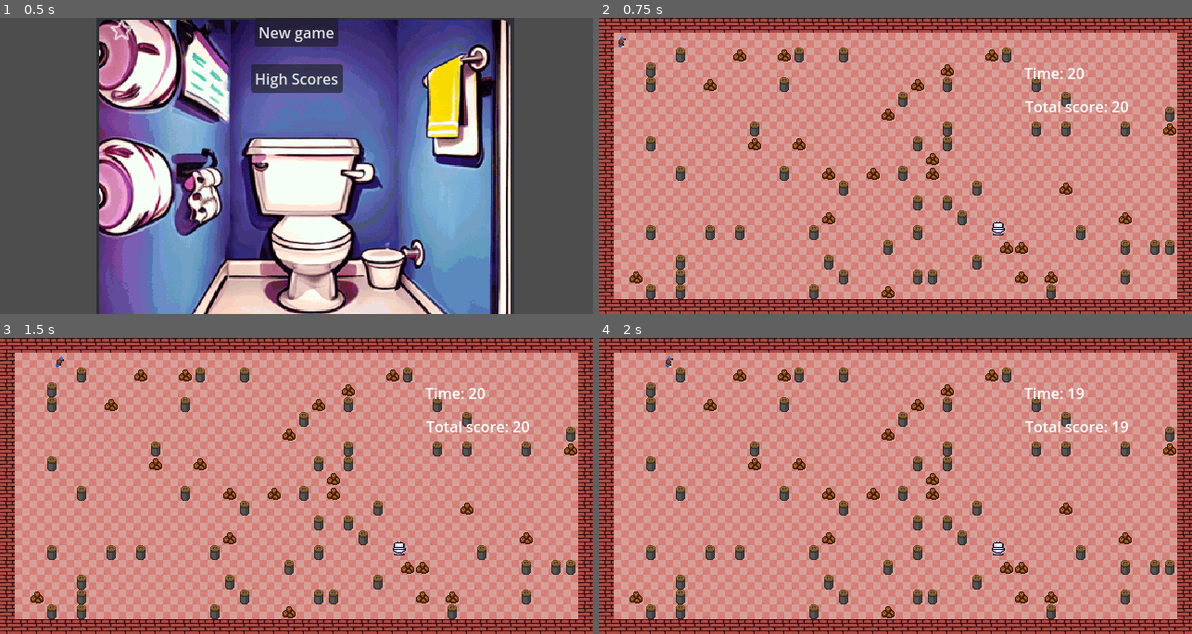
Above: before the commit, frames 1-4 (two rows, left to right).
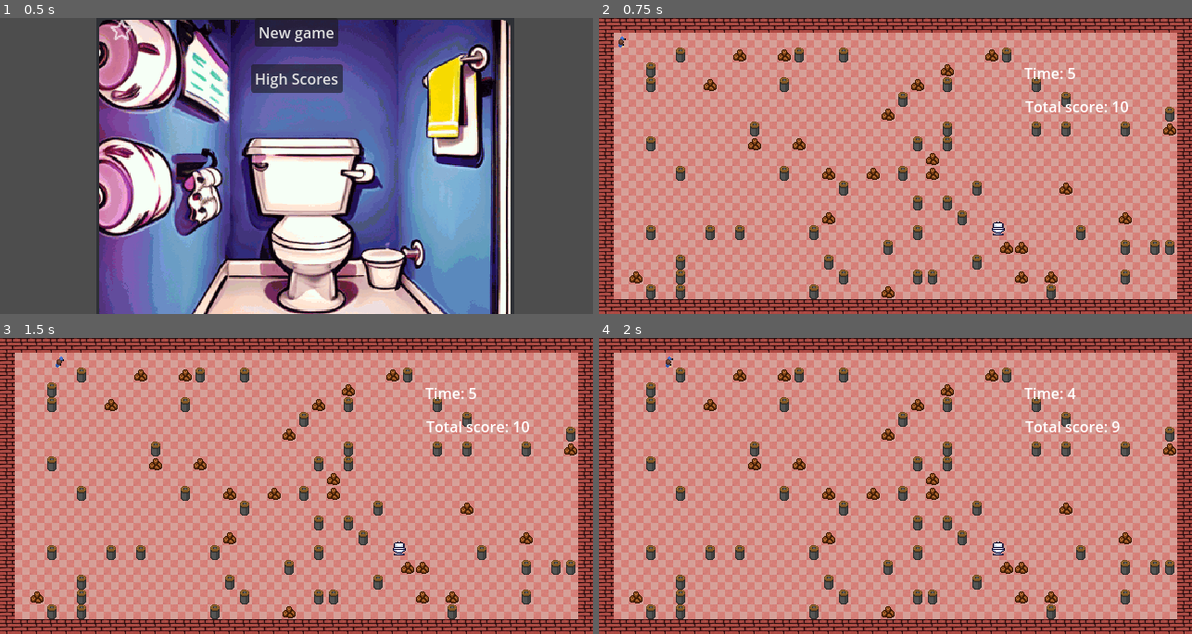
Above: after the commit, the same moments.

Repository: Huve/the_runs
Game: Godot game, scene res://StartMenu.tscn
Same seed, same stepped clock (60 frames per second), same inputs: the game is played once before the commit and once after it.
Inputs:
- Up to frame 1 (0.5 s): no input
- Up to frame 2 (0.75 s): click "New game" at 0.5 s
- Up to frame 3 (1.5 s): tap Enter at 1.25 s; hold Right (ui_right) from 1.28 s (still down)
- Up to frame 4 (2 s): keep holding Right (ui_right)

Frame 1 is identical in both runs. In frame 2, less than 0.1% of the frame differs, in the area x 79-88%, y 16-32%; in frame 3, less than 0.1%; in frame 4, 0.1%, in the area x 79-90%, y 16-32%.

Commit message:
Adding final scoring and loss condition

Diff:
--- a/Game.tscn
+++ b/Game.tscn
@@ -190,7 +190,7 @@
 offset_right = 499.0
 offset_bottom = 106.0
 
-[node name="LevelScoreLabel" type="Label" parent="GameControl"]
+[node name="LevelTimeLabel" type="Label" parent="GameControl"]
 layout_mode = 0
 offset_left = 458.0
 offset_top = 47.0
@@ -199,8 +199,12 @@
 
 [node name="LevelTimer" type="Timer" parent="GameControl"]
 
+[node name="LossTimer" type="Timer" parent="GameControl"]
+one_shot = true
+
 [node name="GameInfoNode" type="Node" parent="."]
 script = ExtResource("8_2mm38")
 
 [connection signal="body_entered" from="ToiletArea2D" to="PlayerCharacterBody2D" method="_on_toilet_area_2d_body_entered"]
 [connection signal="timeout" from="GameControl/LevelTimer" to="GameControl" method="_on_level_timer_timeout"]
+[connection signal="timeout" from="GameControl/LossTimer" to="GameControl" method="_on_loss_timer_timeout"]
--- a/GameControl.gd
+++ b/GameControl.gd
@@ -2,7 +2,8 @@
 
 @onready var GameInfo = get_node("/root/GameInfoNode")
 
-var level_score = 20
+var level_score = 10
+var level_time = 5
 
 
 func countdown_timer(score: float, time: float) -> int:
@@ -20,11 +21,15 @@
 	level_timer.wait_time = 1.0
 	level_timer.start()
 
-	var level_score_text = "Time: " + str(level_score)
-	get_node("LevelScoreLabel").set_text(str(level_score_text))
+	var loss_timer = get_node("LossTimer")
+	loss_timer.wait_time = level_time
+	loss_timer.start()
+
+	var level_time_text = "Time: " + str(level_time)
+	get_node("LevelTimeLabel").set_text(level_time_text)
 
 	var game_score_text = "Total score: " + str(GameInfo.total_score)
-	get_node("CurrentScoreLabel").set_text(str(game_score_text))
+	get_node("CurrentScoreLabel").set_text(game_score_text)
 
 
 # Called every frame. 'delta' is the elapsed time since the previous frame.
@@ -36,9 +41,14 @@
 func _on_level_timer_timeout():
 	GameInfo.total_score = countdown_timer(GameInfo.total_score, 1)
 	level_score = countdown_timer(level_score, 1)
+	level_time = countdown_timer(level_time, 1)
 	GameInfo.current_level_score = level_score
 	# Update the text of the Label node.
 	var game_score_text = "Total score: " + str(GameInfo.total_score)
 	get_node("CurrentScoreLabel").set_text(str(game_score_text))
-	var level_score_text = "Time: " + str(level_score)
-	get_node("LevelScoreLabel").set_text(str(level_score_text))
+	var level_time_text = "Time: " + str(level_time)
+	get_node("LevelTimeLabel").set_text(str(level_time_text))
+
+
+func _on_loss_timer_timeout():
+	get_tree().change_scene_to_file("res://LossScene.tscn")
--- a/GameInfoNode.gd
+++ b/GameInfoNode.gd
@@ -1,6 +1,7 @@
 extends Node
 
-var total_score = 20
+var default_total_score = 10
+var total_score = 10
 var current_level_score = 0
 
 # Called when the node enters the scene tree for the first time.
@@ -9,5 +10,9 @@
 
 
 # Called every frame. 'delta' is the elapsed time since the previous frame.
-func _process(delta):
+func _process(_delta):
 	pass
+
+func reset():
+	total_score = default_total_score
+	current_level_score = 0
--- /dev/null
+++ b/LossScene.gd
@@ -0,0 +1,19 @@
+extends Node2D
+
+@onready var GameInfo = get_node("/root/GameInfoNode")
+
+# Called when the node enters the scene tree for the first time.
+func _ready():
+
+	var final_score = GameInfo.total_score
+	var final_score_text = "Final score: " + str(final_score)
+	get_node("CanvasLayer/EndScoreLabel").set_text(final_score_text)
+
+# Called every frame. 'delta' is the elapsed time since the previous frame.
+func _process(_delta):
+	pass
+
+
+func _on_main_menu_button_pressed():
+	GameInfo.reset()
+	get_tree().change_scene_to_file("res://StartMenu.tscn")
--- /dev/null
+++ b/LossScene.tscn
@@ -0,0 +1,64 @@
+[gd_scene load_steps=3 format=3 uid="uid://dmtdgflx1eb7q"]
+
+[ext_resource type="Script" path="res://LossScene.gd" id="1_oj1yj"]
+[ext_resource type="Texture2D" uid="uid://bk6ncyggcjy55" path="res://images/obs1.png" id="1_p6r36"]
+
+[node name="LossScene" type="Node2D"]
+script = ExtResource("1_oj1yj")
+
+[node name="CanvasLayer" type="CanvasLayer" parent="."]
+
+[node name="MainMenuButton" type="Button" parent="CanvasLayer"]
+anchors_preset = 7
+anchor_left = 0.5
+anchor_top = 1.0
+anchor_right = 0.5
+anchor_bottom = 1.0
+offset_left = -48.0
+offset_top = -31.0
+offset_right = 48.0
+grow_horizontal = 2
+grow_vertical = 0
+size_flags_horizontal = 0
+size_flags_vertical = 4
+text = "Main Menu"
+
+[node name="GameOverLabel" type="Label" parent="CanvasLayer"]
+anchors_preset = 5
+anchor_left = 0.5
+anchor_right = 0.5
+offset_left = -42.5
+offset_right = 42.5
+offset_bottom = 26.0
+grow_horizontal = 2
+text = "Game over"
+
+[node name="EndScoreLabel" type="Label" parent="CanvasLayer"]
+anchors_preset = 8
+anchor_left = 0.5
+anchor_top = 0.5
+anchor_right = 0.5
+anchor_bottom = 0.5
+offset_left = -20.0
+offset_top = -11.5
+offset_right = 20.0
+offset_bottom = 11.5
+grow_horizontal = 2
+grow_vertical = 2
+
+[node name="Control" type="Control" parent="."]
+layout_mode = 3
+anchors_preset = 0
+offset_top = 1.0
+offset_right = 40.0
+offset_bottom = 41.0
+
+[node name="TextureRect" type="TextureRect" parent="Control"]
+layout_mode = 0
+offset_left = 180.0
+offset_top = 19.0
+offset_right = 445.0
+offset_bottom = 289.0
+texture = ExtResource("1_p6r36")
+
+[connection signal="pressed" from="CanvasLayer/MainMenuButton" to="." method="_on_main_menu_button_pressed"]
--- a/PlayerCharacterBody2D.gd
+++ b/PlayerCharacterBody2D.gd
@@ -4,7 +4,6 @@
 @onready var GameInfo = get_node("/root/GameInfoNode")
 
 const SPEED = 200.0
-var STARTING_POINTS = 60
 
 var collision_shape: CollisionShape2D
 
@@ -36,10 +35,10 @@
 	velocity = input * SPEED
 
 	# Move the character.
-	var collision = move_and_collide(velocity * delta)
+	var _collision = move_and_collide(velocity * delta)
 	#if collision:
 	#		print("I collided with ", collision.get_collider().name)
 
-func _on_toilet_area_2d_body_entered(body):
+func _on_toilet_area_2d_body_entered(_body):
 	GameInfo.total_score = GameInfo.total_score + GameInfo.current_level_score
 	get_tree().change_scene_to_file("res://Game.tscn")
--- a/project.godot
+++ b/project.godot
@@ -25,6 +25,41 @@
 window/size/viewport_height=320
 window/stretch/mode="viewport"
 
+[input]
+
+ui_left={
+"deadzone": 0.5,
+"events": [Object(InputEventKey,"resource_local_to_scene":false,"resource_name":"","device":0,"window_id":0,"alt_pressed":false,"shift_pressed":false,"ctrl_pressed":false,"meta_pressed":false,"pressed":false,"keycode":4194319,"physical_keycode":0,"key_label":0,"unicode":0,"echo":false,"script":null)
+, Object(InputEventJoypadButton,"resource_local_to_scene":false,"resource_name":"","device":0,"button_index":13,"pressure":0.0,"pressed":false,"script":null)
+, Object(InputEventJoypadMotion,"resource_local_to_scene":false,"resource_name":"","device":0,"axis":0,"axis_value":-1.0,"script":null)
+, Object(InputEventKey,"resource_local_to_scene":false,"resource_name":"","device":0,"window_id":0,"alt_pressed":false,"shift_pressed":false,"ctrl_pressed":false,"meta_pressed":false,"pressed":false,"keycode":0,"physical_keycode":65,"key_label":0,"unicode":0,"echo":false,"script":null)
+]
+}
+ui_right={
+"deadzone": 0.5,
+"events": [Object(InputEventKey,"resource_local_to_scene":false,"resource_name":"","device":0,"window_id":0,"alt_pressed":false,"shift_pressed":false,"ctrl_pressed":false,"meta_pressed":false,"pressed":false,"keycode":4194321,"physical_keycode":0,"key_label":0,"unicode":0,"echo":false,"script":null)
+, Object(InputEventJoypadButton,"resource_local_to_scene":false,"resource_name":"","device":0,"button_index":14,"pressure":0.0,"pressed":false,"script":null)
+, Object(InputEventJoypadMotion,"resource_local_to_scene":false,"resource_name":"","device":0,"axis":0,"axis_value":1.0,"script":null)
+, Object(InputEventKey,"resource_local_to_scene":false,"resource_name":"","device":0,"window_id":0,"alt_pressed":false,"shift_pressed":false,"ctrl_pressed":false,"meta_pressed":false,"pressed":false,"keycode":0,"physical_keycode":68,"key_label":0,"unicode":0,"echo":false,"script":null)
+]
+}
+ui_up={
+"deadzone": 0.5,
+"events": [Object(InputEventKey,"resource_local_to_scene":false,"resource_name":"","device":0,"window_id":0,"alt_pressed":false,"shift_pressed":false,"ctrl_pressed":false,"meta_pressed":false,"pressed":false,"keycode":4194320,"physical_keycode":0,"key_label":0,"unicode":0,"echo":false,"script":null)
+, Object(InputEventJoypadButton,"resource_local_to_scene":false,"resource_name":"","device":0,"button_index":11,"pressure":0.0,"pressed":false,"script":null)
+, Object(InputEventJoypadMotion,"resource_local_to_scene":false,"resource_name":"","device":0,"axis":1,"axis_value":-1.0,"script":null)
+, Object(InputEventKey,"resource_local_to_scene":false,"resource_name":"","device":0,"window_id":0,"alt_pressed":false,"shift_pressed":false,"ctrl_pressed":false,"meta_pressed":false,"pressed":false,"keycode":0,"physical_keycode":87,"key_label":0,"unicode":0,"echo":false,"script":null)
+]
+}
+ui_down={
+"deadzone": 0.5,
+"events": [Object(InputEventKey,"resource_local_to_scene":false,"resource_name":"","device":0,"window_id":0,"alt_pressed":false,"shift_pressed":false,"ctrl_pressed":false,"meta_pressed":false,"pressed":false,"keycode":4194322,"physical_keycode":0,"key_label":0,"unicode":0,"echo":false,"script":null)
+, Object(InputEventJoypadButton,"resource_local_to_scene":false,"resource_name":"","device":0,"button_index":12,"pressure":0.0,"pressed":false,"script":null)
+, Object(InputEventJoypadMotion,"resource_local_to_scene":false,"resource_name":"","device":0,"axis":1,"axis_value":1.0,"script":null)
+, Object(InputEventKey,"resource_local_to_scene":false,"resource_name":"","device":0,"window_id":0,"alt_pressed":false,"shift_pressed":false,"ctrl_pressed":false,"meta_pressed":false,"pressed":false,"keycode":0,"physical_keycode":83,"key_label":0,"unicode":0,"echo":false,"script":null)
+]
+}
+
 [rendering]
 
 textures/canvas_textures/default_texture_filter=0
